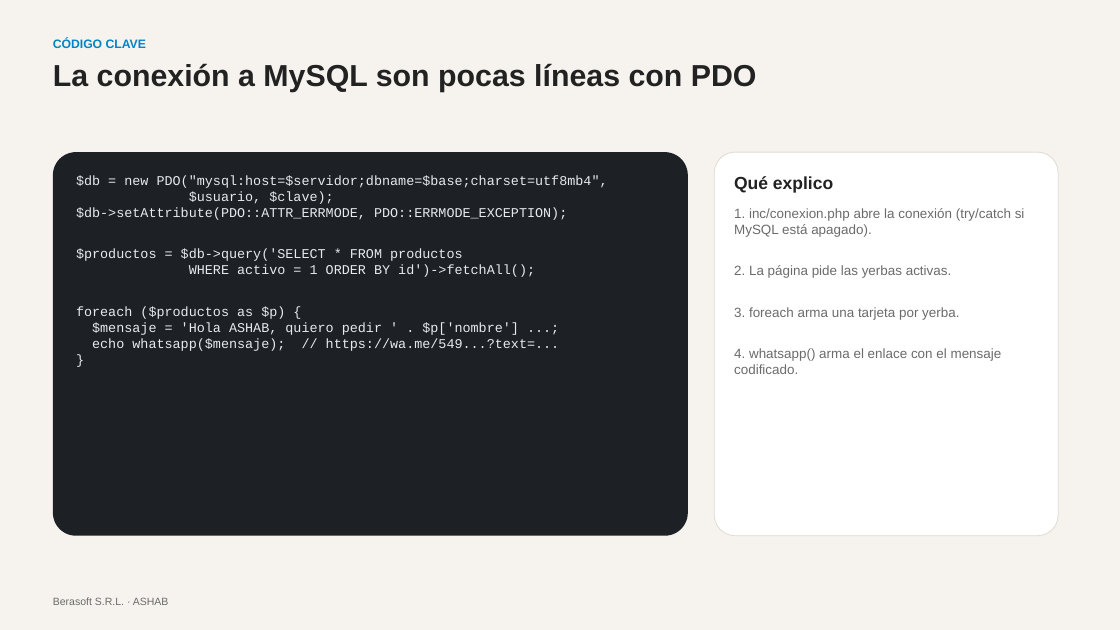
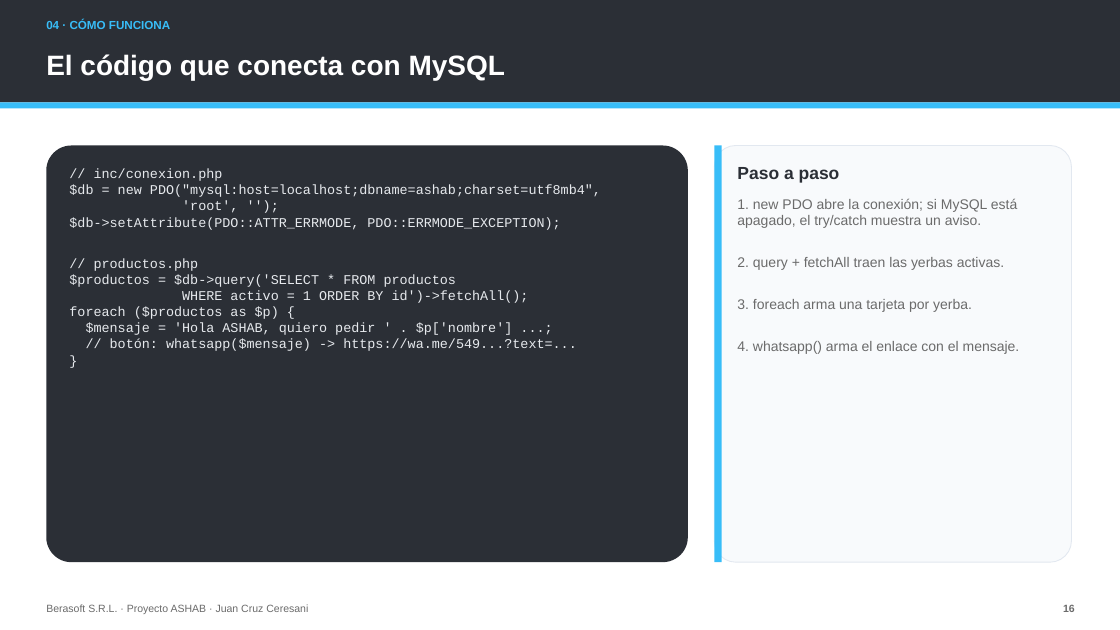
Before and after one commit to Gambeta-latorre/proyecto-consultora, a slide deck: slide 16 of 06_Documentos/Presentacion_ASHAB_Berasoft.pptx (slide 13 before the commit). Drawn at 1120x630 pixels with LibreOffice and Linux fonts; fonts in the diff are those of the drawing. Boxes give left, top, right and bottom in pixels: in the first picture for what was removed or moved away, otherwise in the second. Text is boxed around its words. In the diff, an @@ line names an element or a change of style, - is before the commit and + after.

```diff
--- a/06_Documentos/Presentacion_ASHAB_Berasoft.pptx
+++ b/06_Documentos/Presentacion_ASHAB_Berasoft.pptx
@@ background #F6F3EE to #FFFFFF @@
@@ rectangle added at [0, 0, 1120, 103], fill #2B2F36 @@
@@ text added at [46, 20, 170, 29], 10 pt, text #38BDF8, bold @@
+04 · CÓMO FUNCIONA
@@ text at [46, 54, 505, 80]: text changed; size 10.5 to 24 pt; text colour #0284C7 to #FFFFFF @@
-CÓDIGO CLAVE
+El código que conecta con MySQL
@@ text "El código que conecta con ..." at [46, 54, 505, 80]: vertical alignment top to middle @@
@@ text removed at [53, 63, 757, 92] @@
-La conexión a MySQL son pocas líneas con PDO
@@ rectangle added at [0, 103, 1120, 108], fill #38BDF8 @@
@@ rounded rectangle: place and size @@
-rounded rectangle at [53, 152, 688, 536]
+rounded rectangle at [46, 145, 688, 562]
@@ rounded rectangle at [46, 145, 688, 562]: fill #1D2025 to #2B2F36 @@
@@ rounded rectangle: place and size @@
-rounded rectangle at [714, 152, 1058, 536]
+rounded rectangle at [714, 145, 1071, 562]
@@ rounded rectangle at [714, 145, 1071, 562]: fill #FFFFFF to #F8FAFC; outline #E2DCD2 0.75 pt to #E2E8F0 0.75 pt @@
@@ rectangle added at [714, 145, 722, 562], fill #38BDF8 @@
@@ text at [69, 169, 601, 213]: text changed @@
-$db = new PDO("mysql:host=$servidor;dbname=$base;charset=utf8mb4",
-$usuario, $clave);
+// inc/conexion.php
+$db = new PDO("mysql:host=localhost;dbname=ashab;charset=utf8mb4",
+'root', '');
@@ text removed at [734, 176, 833, 193] @@
-Qué explico
@@ text added at [737, 167, 840, 183], 15 pt, text #2B2F36, bold @@
+Paso a paso
@@ text at [737, 198, 1017, 228]: text changed; size 11.5 to 12 pt @@
-1. inc/conexion.php abre la conexión (try/catch si MySQL está apagado).
-2. La página pide las yerbas activas.
+1. new PDO abre la conexión; si MySQL está apagado, el try/catch muestra un aviso.
+2. query + fetchAll traen las yerbas activas.
@@ text "1. new PDO abre la ...": place and size @@
-text "1. new PDO abre la ..." at [734, 208, 1025, 374]
+text "1. new PDO abre la ..." at [737, 198, 1020, 354]
@@ text at [94, 258, 199, 271]: paragraph added @@
+// productos.php
@@ text at [737, 299, 972, 312]: size 11.5 to 12 pt in "3. foreach arma una tarjeta por yerba." @@
@@ text at [110, 339, 577, 351]: text changed @@
-echo whatsapp($mensaje); // https://wa.me/549...?text=...
+// botón: whatsapp($mensaje) -> https://wa.me/549...?text=...
@@ text at [737, 341, 1020, 354]: text changed; size 11.5 to 12 pt @@
-4. whatsapp() arma el enlace con el mensaje codificado.
+4. whatsapp() arma el enlace con el mensaje.
@@ text at [46, 604, 308, 614]: text changed @@
-Berasoft S.R.L. · ASHAB
+Berasoft S.R.L. · Proyecto ASHAB · Juan Cruz Ceresani
@@ text added at [1063, 605, 1075, 612], 9 pt, text #6B6B6B, bold @@
+16
```
Also in this commit, not shown: 6 other slides changed, 14 slides added, 12 slides removed, 5 other files.
